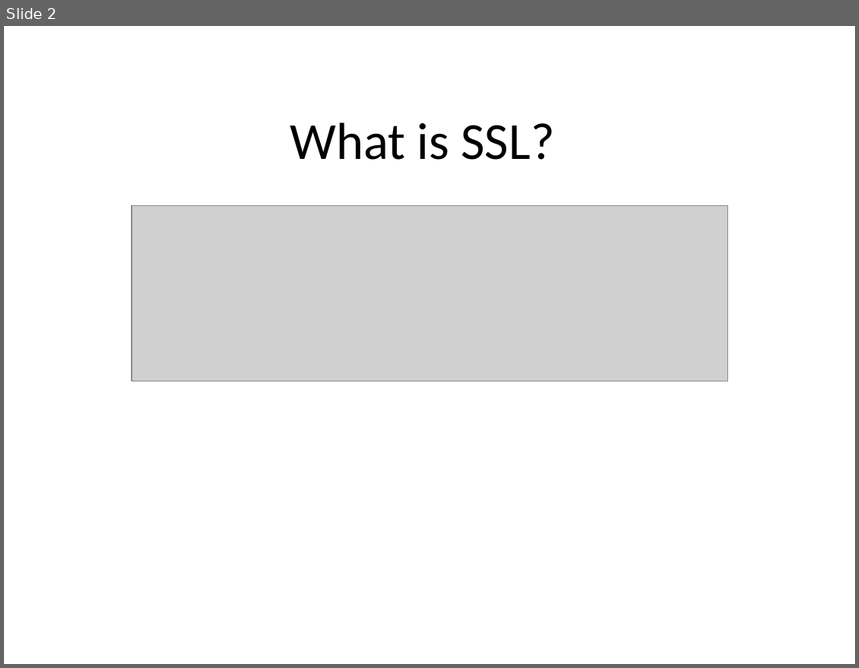
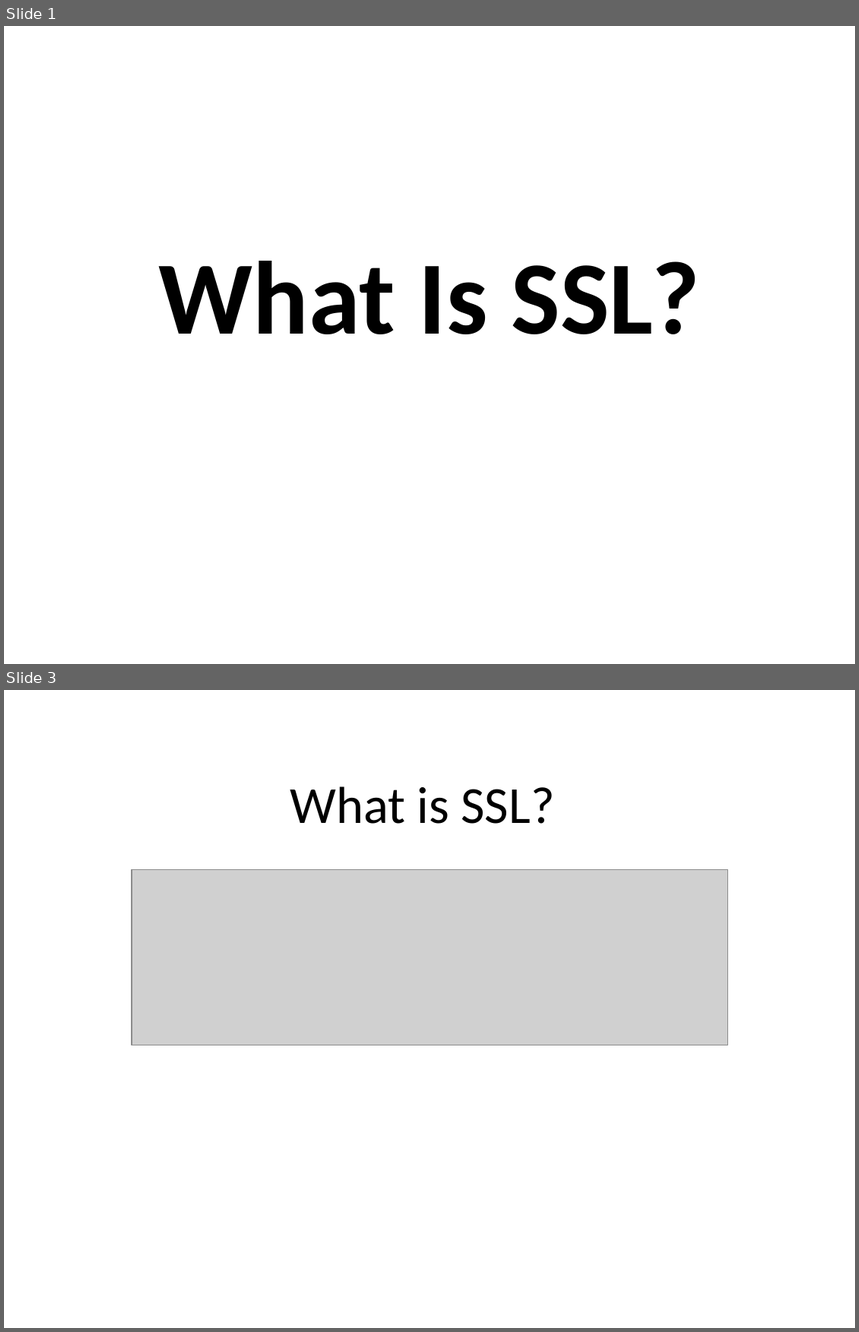
Before and after one commit to pabloMarquez88/sslExamples, a slide deck: PresentacionSSL.pptx. Shown one above the other, each under a label of ours: slide 2 before the commit, slides 1 and 3 after it; the slides between them are not shown. The pictures are 859x668 and 859x1332 pixels, drawn with LibreOffice and Linux fonts; fonts in the diff are those of the drawing; grey boxes stand for pictures; background and template pictures are left out. Boxes give left, top, right and bottom in pixels: in the first picture for what was removed or moved away, otherwise in the second. Text is boxed around its words. In the diff, an @@ line names an element or a change of style, - is before the commit and + after.

```diff
--- a/PresentacionSSL.pptx
+++ b/PresentacionSSL.pptx
@@ slide 1 added at [4, 26, 855, 664], background picture (left out) @@
@@ title added at [159, 261, 700, 335], 88 pt, text #000000, bold @@
+What Is SSL?
@@ what was slide 2 is now slide 3 @@
```
Also in this commit, not shown: 4 slides changed, 3 other slides added, 2 slides removed, 34 other files.
